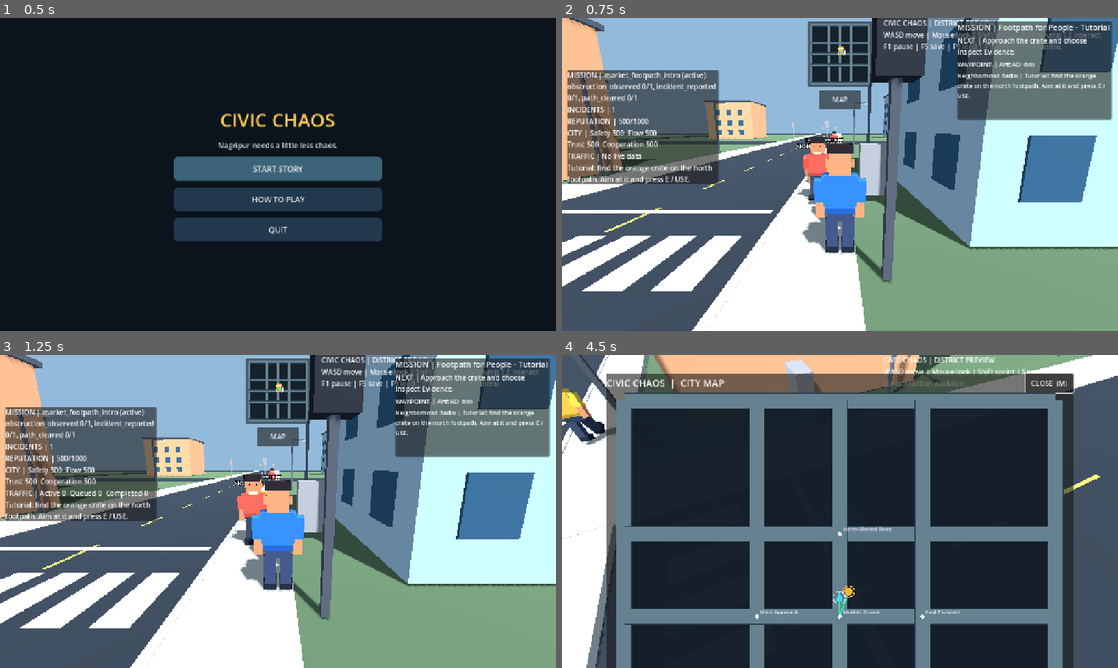
Above: before the commit, frames 1-4 (two rows, left to right).
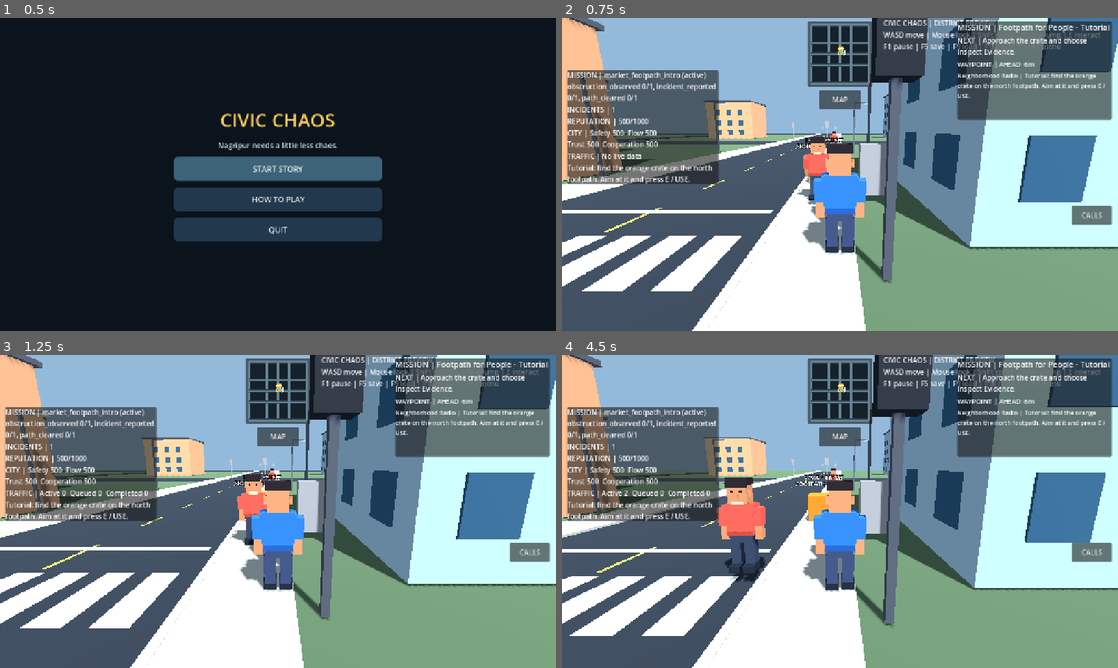
Above: after the commit, the same moments.

Repository: gauravprajapat-23/civic-chaos
Game: Godot game, scene res://scenes/core/menu.tscn
Two runs of this game, one before a commit and one after it. Both use one fixed random seed, a clock stepped at 60 frames per second and the inputs below.
Inputs (mouse positions are in pixels of both pictures, inside the frame that each line leads up to):
- Up to frame 1 (0.5 s): no input
- Up to frame 2 (0.75 s): click "START STORY" at 0.5 s
- Up to frame 3 (1.25 s): no input
- Up to frame 4 (4.5 s): click "MAP" at 1.25 s; click "CLOSE (M)" (after the commit: "CALLS") at 2 s; tap E (interact) at 2.75 s; move the mouse to (867, 511) at 2.77 s; hold E (interact) 2.78-3.53 s; hold W (move_forward) from 2.78 s (still down); tap Space (jump) at 3.02, 3.77 s; move the mouse to (812, 511) at 3.52 s; tap Shift (sprint) at 3.6 s; move the mouse to (851, 505) at 4.27 s; tap M at 4.35 s

Frame 1 is identical in both runs. In frame 2, 0.5% of the frame differs, in the area x 91-99%, y 60-67%; in frame 3, 0.5%; in frame 4, 94%, in the area x 0-100%, y 0-100%.

Commit message:
feat(game025): connect F7 dispatch to live Free Roam and mission map [skip ci]

Diff:
--- a/scripts/core/main.gd
+++ b/scripts/core/main.gd
@@ -20,6 +20,7 @@
 const IncidentCard = preload("res://scripts/ui/civic_incident_card.gd")
 const MissionGuide = preload("res://scripts/ui/civic_mission_guide.gd")
 const CityMap = preload("res://scripts/ui/civic_city_map.gd")
+const DispatchBoard = preload("res://scripts/ui/free_roam_dispatch_board.gd")
 const SaveRepo = preload("res://scripts/core/save_repository.gd")
 const CheckpointTransaction = preload("res://scripts/core/checkpoint_transaction.gd")
 const CheckpointLoadQueue = preload("res://scripts/core/checkpoint_load_queue.gd")
@@ -38,6 +39,8 @@
 var incident_card: CivicIncidentDetailCard
 var mission_guide: CivicMissionGuide
 var city_map: CivicCityMap
+var dispatch_board: CivicFreeRoamDispatchBoard
+var _dispatch_open: bool = false
 var _map_open: bool = false
 var touch_layer: CanvasLayer
 var _traffic_display_elapsed: float = 0.0
@@ -143,6 +146,11 @@
     city_map.name = "CivicCityMap"
     add_child(city_map)
     city_map.toggle_requested.connect(_on_city_map_toggle)
+    dispatch_board = DispatchBoard.new() as CivicFreeRoamDispatchBoard
+    dispatch_board.name = "FreeRoamDispatchBoard"
+    add_child(dispatch_board)
+    dispatch_board.toggle_requested.connect(_on_dispatch_toggle)
+    dispatch_board.route_requested.connect(_on_dispatch_route_requested)
     if junction != null:
         city_map.set_road_graph(junction.get("road_graph") as CivicRoadGraph)
     district_finale = DistrictFinale.new() as CivicDistrictFinale
@@ -568,6 +576,9 @@
         _connect_wrong_way_signals(restored_world)
     restore_guard.finish()
     free_roam_unlocked = has_cleanup and is_instance_valid(restored_cleanup) and restored_cleanup.finished and _campaign_ready()
+    if dispatch_board != null:
+        dispatch_board.set_available(false)
+        _dispatch_open = false
     _sync_living_city_npcs()
     _finale_acknowledged = bool(saved["campaign_checkpoint"]["finale_acknowledged"]) if has_finale else false
     if district_finale != null:
@@ -774,6 +785,9 @@
         world.npc_reaction_requested.connect(_on_free_roam_npc_reaction)
     if not saved_state.is_empty() and not free_roam_world.restore_checkpoint(saved_state):
         push_warning("Free Roam event state could not be rehydrated; avoid overwriting the saved checkpoint")
+    if dispatch_board != null:
+        dispatch_board.set_available(true)
+        dispatch_board.update_feed(free_roam_world.dispatch_state())
 
 func _on_free_roam_npc_reaction(at: Vector3, kind: String, phase: String, instance_id: int) -> void:
     var walkers: Node = get_node_or_null("DistrictPedestrians")
@@ -909,11 +923,57 @@
     if touch_layer != null and touch_layer.has_method("set_controls_active"):
         touch_layer.call("set_controls_active", enabled)
 
+## GAME-025: the dispatch board reads actual Free Roam incidents and
+## never schedules events, updates scores or changes campaign state.
+func _on_dispatch_toggle() -> void:
+    if dispatch_board == null or not dispatch_board.enabled:
+        return
+    if not _dispatch_open:
+        if get_tree().paused or _map_open or (incident_card != null and incident_card.is_open()) or (district_finale != null and district_finale.is_open()):
+            return
+        if not is_instance_valid(free_roam_world):
+            return
+        dispatch_board.update_feed(free_roam_world.dispatch_state())
+        _cancel_mobile_input()
+        _dispatch_open = true
+        dispatch_board.set_expanded(true)
+        _set_mobile_controls_visible(false)
+        if civic_hud != null:
+            civic_hud.visible = false
+        if mission_guide != null:
+            mission_guide.visible = false
+        lifecycle.set_paused(true)
+        Input.mouse_mode = Input.MOUSE_MODE_VISIBLE
+    else:
+        _dispatch_open = false
+        dispatch_board.set_expanded(false)
+        lifecycle.set_paused(false)
+        _set_mobile_controls_visible(true)
+        if civic_hud != null:
+            civic_hud.visible = true
+        if mission_guide != null:
+            mission_guide.visible = true
+        Input.mouse_mode = Input.MOUSE_MODE_VISIBLE if OS.has_feature("mobile") else Input.MOUSE_MODE_CAPTURED
+
+func _on_dispatch_route_requested() -> void:
+    if not _dispatch_open or dispatch_board == null:
+        return
+    if not is_instance_valid(free_roam_world):
+        return
+    var report: Dictionary = free_roam_world.dispatch_state()
+    if not bool(report.get("has_target", false)):
+        return
+    _on_dispatch_toggle()
+    if city_map != null:
+        city_map._select_location(-1)
+        _refresh_mission_guide()
+        _on_city_map_toggle()
+
 ## Map is a non-gameplay overlay. Pause simulation and cancel all held
 ## controls while browsing, then resume at the exact same player position.
 func _on_city_map_toggle() -> void:
     if not _map_open:
-        if get_tree().paused or (incident_card != null and incident_card.is_open()) or (district_finale != null and district_finale.is_open()):
+        if get_tree().paused or _dispatch_open or (incident_card != null and incident_card.is_open()) or (district_finale != null and district_finale.is_open()):
             return
         _cancel_mobile_input()
         _map_open = true
